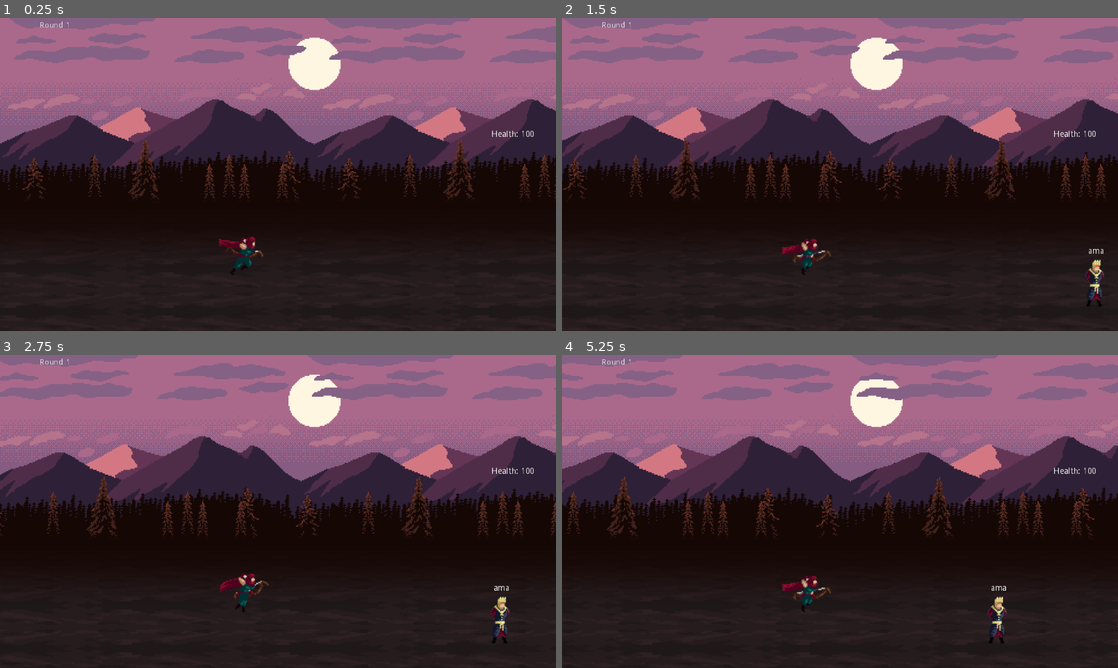
Above: before the commit, frames 1-4 (two rows, left to right).
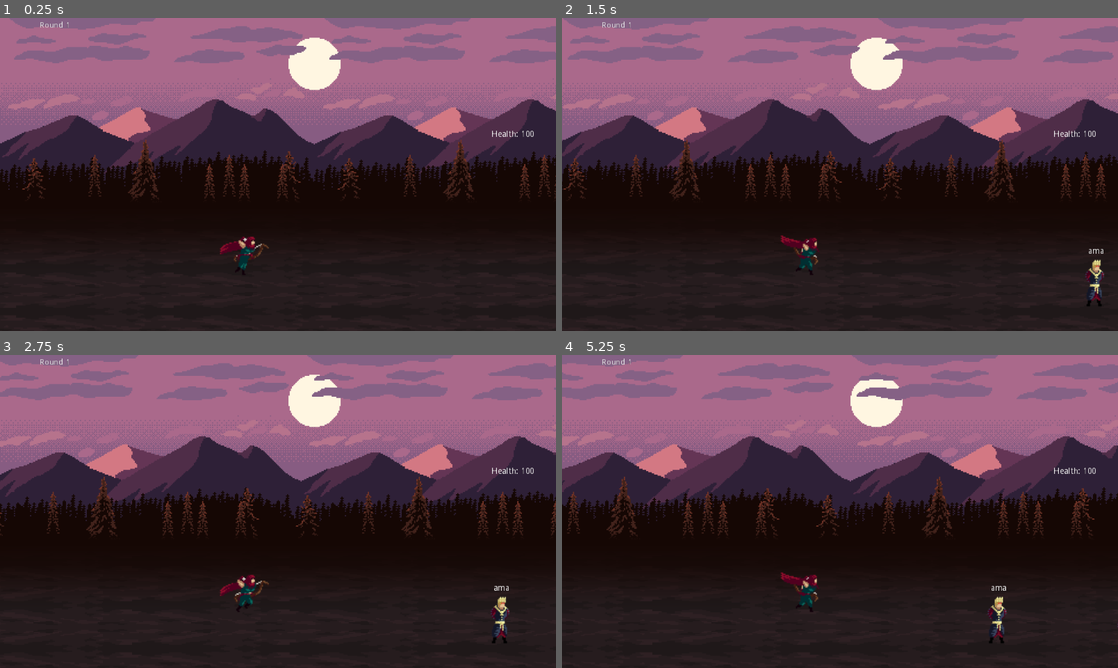
Above: after the commit, the same moments.

Repository: ACubed/Archetype
Game: Godot game, scene res://Scenes/World.tscn
Two runs of this game, one before a commit and one after it. Both use one fixed random seed, a clock stepped at 60 frames per second and the inputs below.
Inputs:
- Up to frame 1 (0.25 s): no input
- Up to frame 2 (1.5 s): tap Enter at 0.5 s; tap Backspace at 0.6, 1.35 s; tap Space at 0.77 s
- Up to frame 3 (2.75 s): tap Space at 1.52 s; tap Backspace at 2.1 s
- Up to frame 4 (5.25 s): tap Backspace every 0.75 s from 2.85 to 5.1 s; tap Space at 3.02, 3.77, 4.52 s

The runs differ from the first frame. In frame 1, 0.3% of the frame differs, in the area x 39-49%, y 69-81%; in frame 2, 0.4%, in the area x 39-49%, y 69-82%; in frame 3, 0.3%; in frame 4, 0.4%.

Commit message:
Slow down enemies when stopped

Diff:
--- a/Scenes/World.tscn
+++ b/Scenes/World.tscn
@@ -680,7 +680,6 @@
 scale = Vector2( 2, 2 )
 frames = SubResource( 95 )
 animation = "Run"
-frame = 2
 playing = true
 
 [node name="health" type="RichTextLabel" parent="."]
--- a/Scripts/enemy.gd
+++ b/Scripts/enemy.gd
@@ -50,3 +50,9 @@
 	randomize()
 	var len_range = range(min_len, max_len)
 	return len_range[randi() % len_range.size()]
+
+func set_speed(new_speed):
+	speed = new_speed
+
+func get_speed():
+	return speed
--- a/Scripts/read_input.gd
+++ b/Scripts/read_input.gd
@@ -114,7 +114,13 @@
 			bg.move_fast()
 		else:
 			bg.start_archer()
-		sprite.play("Run")
+
+	for enemy in enemies.get_children():
+		enemy.set_speed(enemy.get_speed() - 0.22)
+	enemy_speed -= .22
+
+	sprite.play("Run")
+
 
 func stop_running():
 	for bg in scrolling_bg.get_children():
@@ -122,6 +128,9 @@
 			bg.move_slow()
 		else:
 			bg.stop_archer()
+	for enemy in enemies.get_children():
+		enemy.set_speed(enemy.get_speed() + 0.22)
+	enemy_speed += .22
 
 func kill_enemy():
 	enemies_killed += 1
